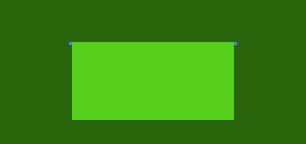
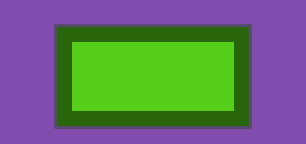
Two versions of the same layered image (306x144). Layer-by-layer changes:
hid "Marker" over box(69, 42, 237, 45)
painted on "biome_map.png" over box(0, 0, 306, 144)
